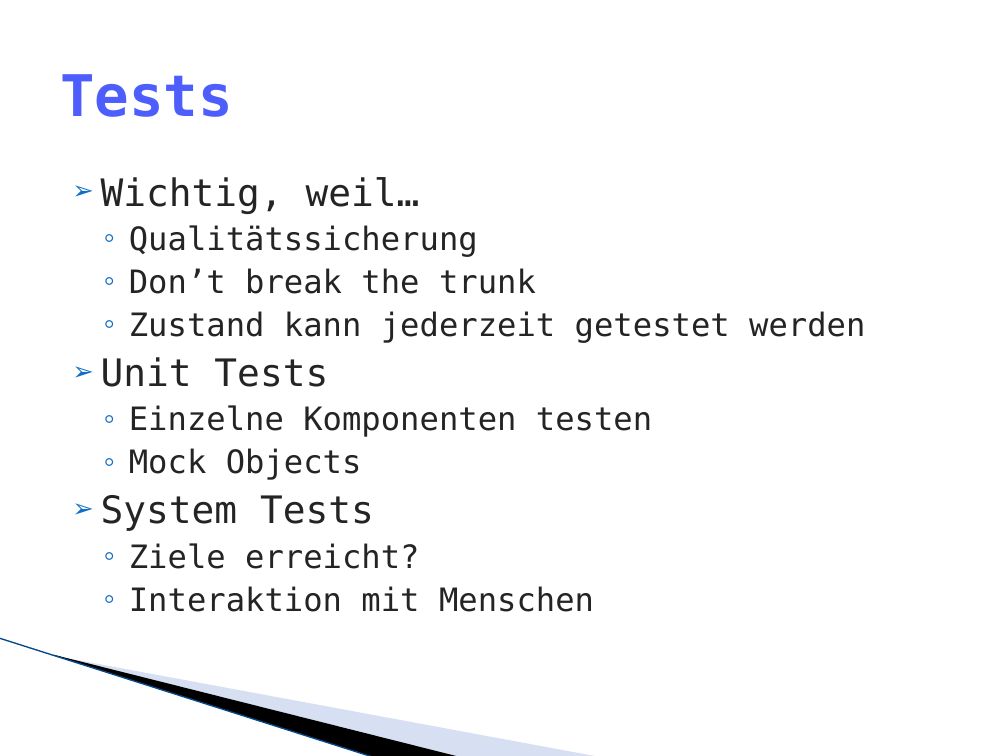
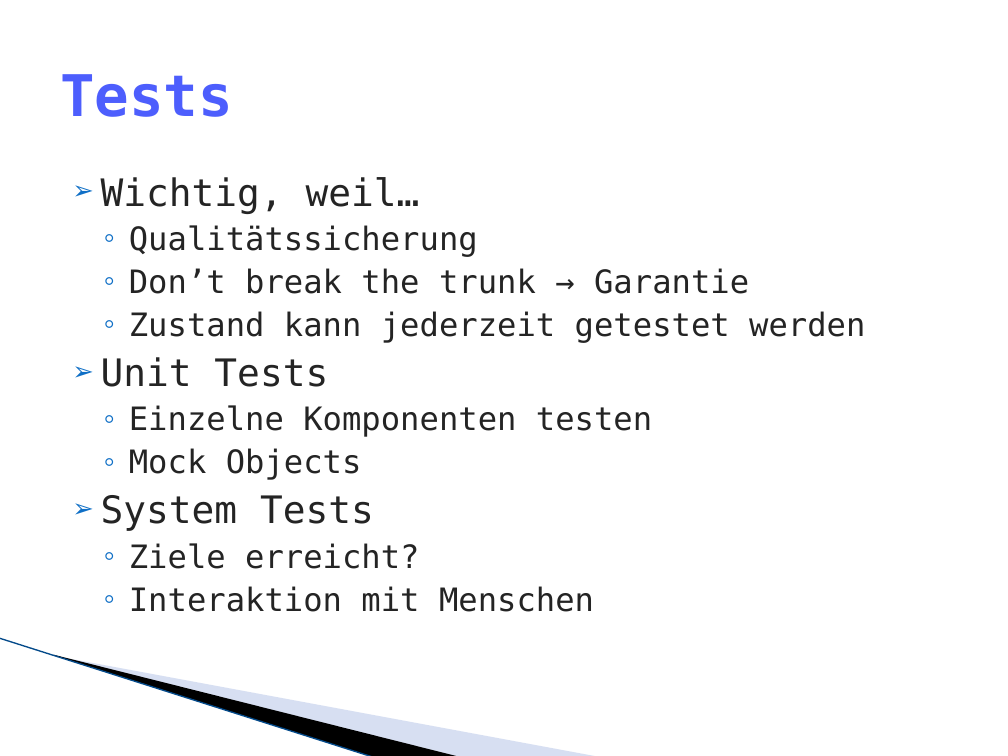
Before and after one commit to lukaselmer/hsr-mrt-software-engineering-2-project, a slide deck: slide 19 of doc/05_Design/praesentation.pptx (slide 18 before the commit). Drawn at 1008x756 pixels with LibreOffice and Linux fonts; fonts in the diff are those of the drawing; background and template pictures are left out. Boxes give left, top, right and bottom in pixels: in the first picture for what was removed or moved away, otherwise in the second. Text is boxed around its words. In the diff, an @@ line names an element or a change of style, - is before the commit and + after.

```diff
--- a/doc/05_Design/praesentation.pptx
+++ b/doc/05_Design/praesentation.pptx
@@ text at (129, 268, 749, 294): text changed @@
-  ◦ Don’t break the trunk
+  ◦ Don’t break the trunk → Garantie
```
Also in this commit, not shown: 11 other slides changed, 9 slides added, 1 other file.
